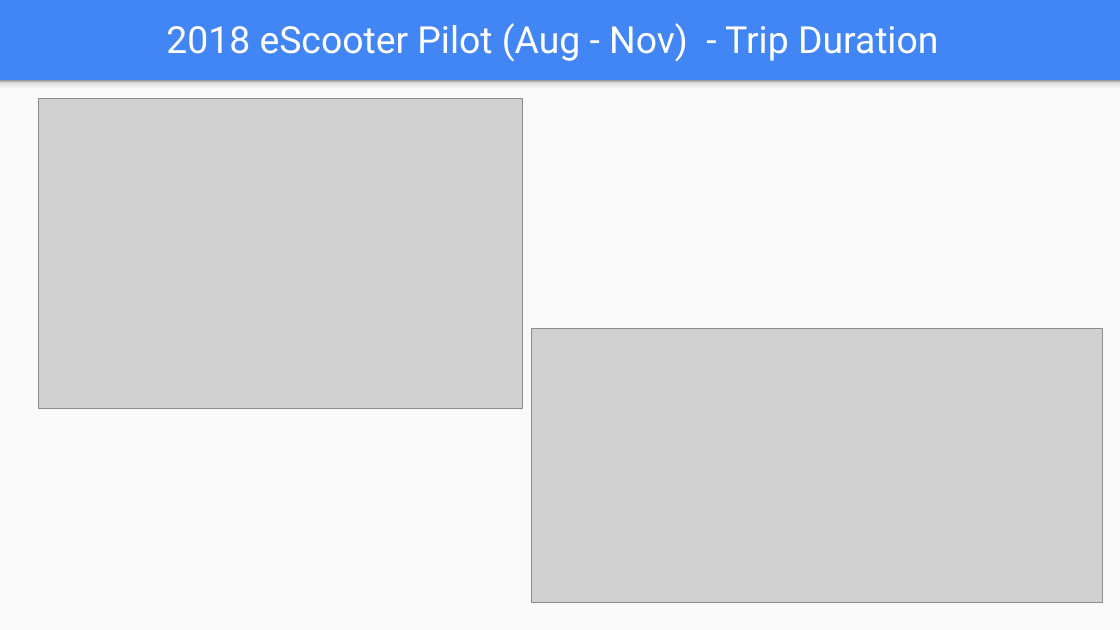
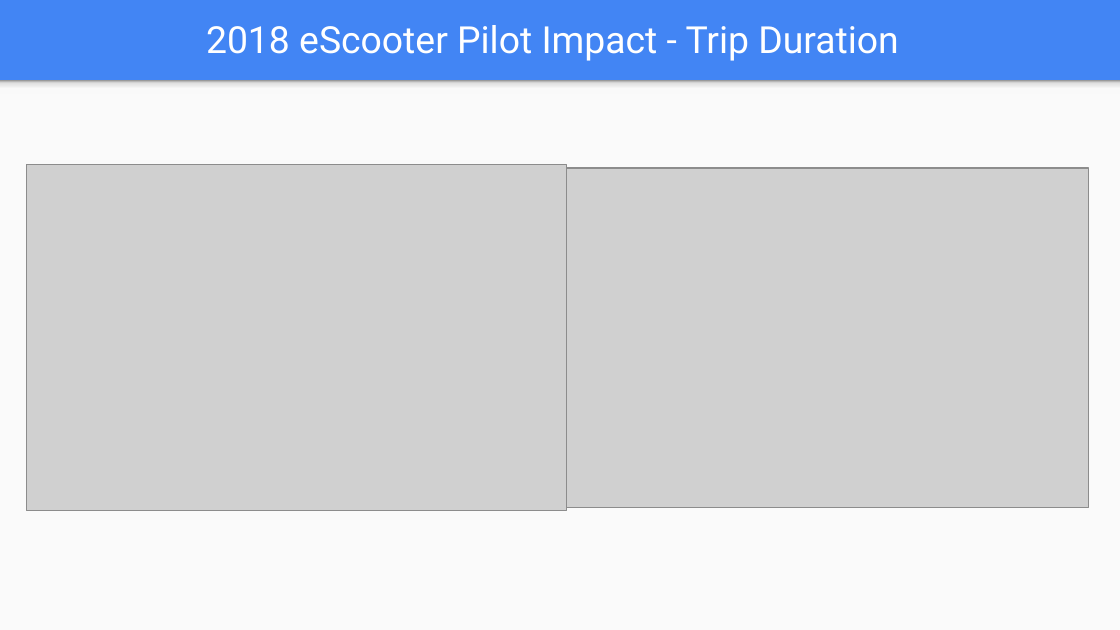
Before and after one commit to tdrygg/Group-Project, a slide deck: slide 13 of Patterns_In_NiceRide_Group6_Final.pptx (slide 10 before the commit). Drawn at 1120x630 pixels with LibreOffice and Linux fonts; fonts in the diff are those of the drawing; grey boxes stand for pictures. Boxes give left, top, right and bottom in pixels: in the first picture for what was removed or moved away, otherwise in the second. Text is boxed around its words. In the diff, an @@ line names an element or a change of style, - is before the commit and + after.

```diff
--- a/Patterns_In_NiceRide_Group6_Final.pptx
+++ b/Patterns_In_NiceRide_Group6_Final.pptx
@@ title at [206,25,899,61]: text changed @@
-2018 eScooter Pilot (Aug - Nov) - Trip Duration
+2018 eScooter Pilot Impact - Trip Duration
@@ picture added at [26,165,566,511] @@
@@ picture: place and size @@
-picture at [39,99,523,409]
+picture at [560,168,1089,507]
@@ picture removed at [532,328,1103,603] @@
```
Also in this commit, not shown: 3 other slides changed, 5 slides added, 1 slide removed, 1 other file.
